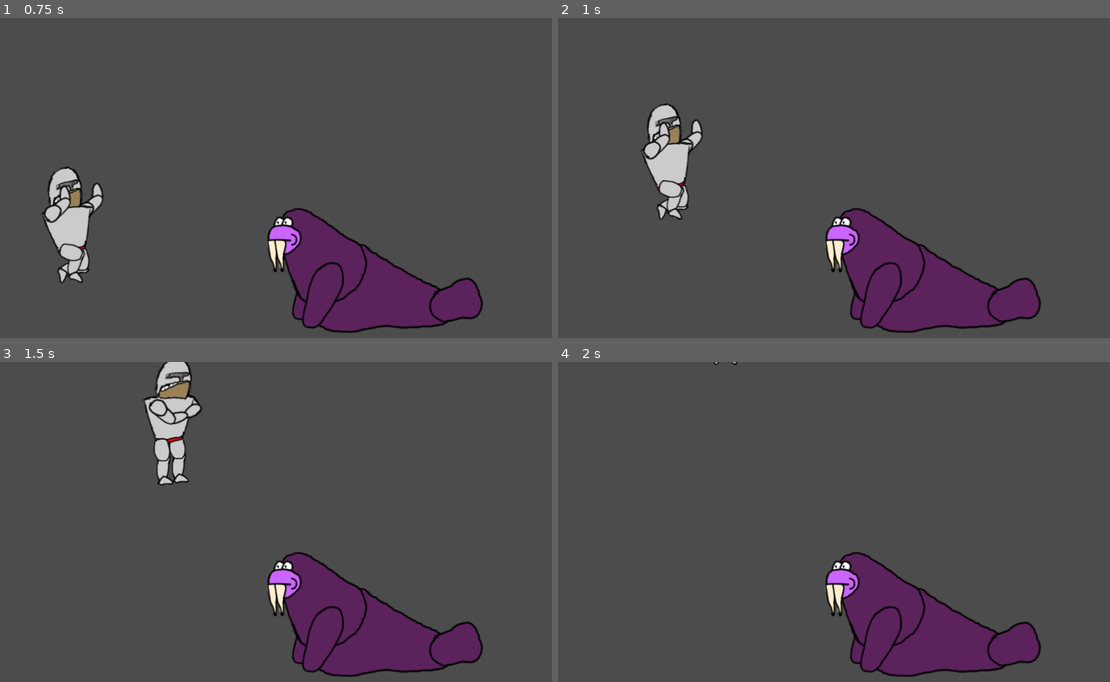
Above: before the commit, frames 1-4 (two rows, left to right).
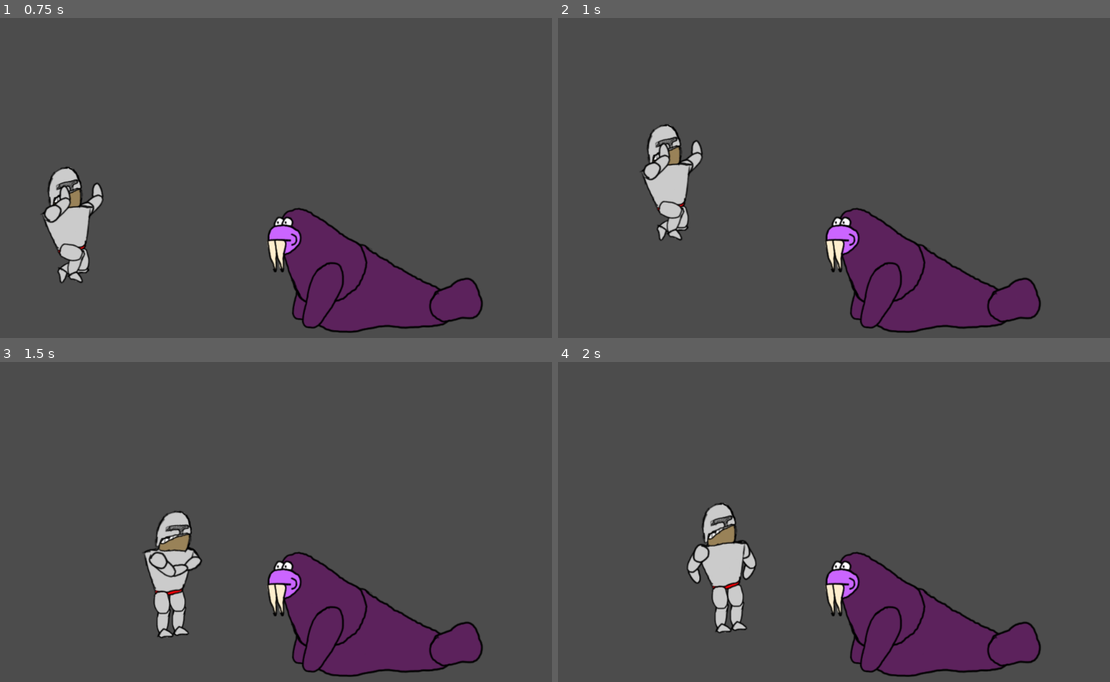
Above: after the commit, the same moments.

Repository: Wall-Dough/unstable
Game: Godot game, scene res://level/Level.tscn
The game is run twice, just before and just after one commit, with the same random seed, the same clock (stepped at 60 frames per second) and the same inputs.
Inputs:
- Up to frame 1 (0.75 s): hold Right (move_right) from 0.53 s (still down); tap Space (jump) at 0.6 s
- Up to frame 2 (1 s): keep holding Right (move_right); tap Space (jump) at 0.77 s
- Up to frame 3 (1.5 s): tap Space (jump) at 1.07 s; release Right (move_right) at 1.28 s; hold A (kick_left) from 1.28 s (still down); tap S (give) at 1.35 s
- Up to frame 4 (2 s): keep holding A (kick_left); tap Space (jump) at 1.52, 1.55, 1.82 s

Frame 1 is identical in both runs. In frame 2, 2.2% of the frame differs, in the area x 14-27%, y 26-70%; in frame 3, 4.5%, in the area x 25-37%, y 0-87%; in frame 4, 2.6%.

Commit message:
Check for floor collision before jumping

Diff:
--- a/level/Level.tscn
+++ b/level/Level.tscn
@@ -19,10 +19,10 @@
 
 [node name="floor" type="Node2D" parent="."]
 
-[node name="body" type="StaticBody2D" parent="floor"]
+[node name="floor_body" type="StaticBody2D" parent="floor"]
 position = Vector2( 527.301, 606.629 )
 
-[node name="collision" type="CollisionShape2D" parent="floor/body"]
+[node name="collision" type="CollisionShape2D" parent="floor/floor_body"]
 shape = SubResource( 1 )
 
 [node name="wall_left" type="Node2D" parent="."]
--- a/player/Player.gd
+++ b/player/Player.gd
@@ -71,6 +71,11 @@
 	if Input.is_action_just_pressed("jump"):
 		rest_sprite = $body/collision/sprite/jump
 		jump()
+	if $body.is_jumping():
+		rest_sprite = $body/collision/sprite/jump
+	else:
+		rest_sprite = $body/collision/sprite/rest
+		rest()
 	if combat_mode:
 		if Input.is_action_just_pressed("punch_left"):
 			punch_left()
--- a/player/Player.tscn
+++ b/player/Player.tscn
@@ -17,6 +17,8 @@
 position = Vector2( 10.9316, 109.317 )
 mode = 2
 physics_material_override = SubResource( 2 )
+contacts_reported = 4
+contact_monitor = true
 script = ExtResource( 3 )
 
 [node name="collision" type="CollisionShape2D" parent="body"]
@@ -87,3 +89,5 @@
 texture = ExtResource( 1 )
 polygon = PoolVector2Array( 360.587, 561.333, 360.587, 524, 372.429, 494.317, 394.571, 485.031, 415.286, 488.603, 429.5 …(380 unchanged characters)…
 uv = PoolVector2Array( 360.587, 561.333, 360.587, 524, 372.429, 494.317, 394.571, 485.031, 415.286, 488.603, 429.571, 5 …(375 unchanged characters)…
+
+[connection signal="body_entered" from="body" to="body" method="_on_body_body_entered"]
--- a/player/body.gd
+++ b/player/body.gd
@@ -8,6 +8,7 @@
 var speed = 300
 var jump_speed = 600
 var jumped = false
+var jumping = false
 
 # Called when the node enters the scene tree for the first time.
 func _ready():
@@ -21,7 +22,12 @@
 		$collision.transform.x.x = direction
 
 func jump():
+	if jumping:
+		return
 	jumped = true
+
+func is_jumping():
+	return jumping
 
 func _integrate_forces(s):
 	var lv = s.get_linear_velocity()
@@ -29,9 +35,14 @@
 	if jumped:
 		lv.y = -jump_speed
 		jumped = false
+		jumping = true
 	s.set_linear_velocity(lv)
 
 
 # Called every frame. 'delta' is the elapsed time since the previous frame.
 #func _process(delta):
 #	pass
+
+func _on_body_body_entered(body):
+	if body.get_name() == "floor_body":
+		jumping = false
